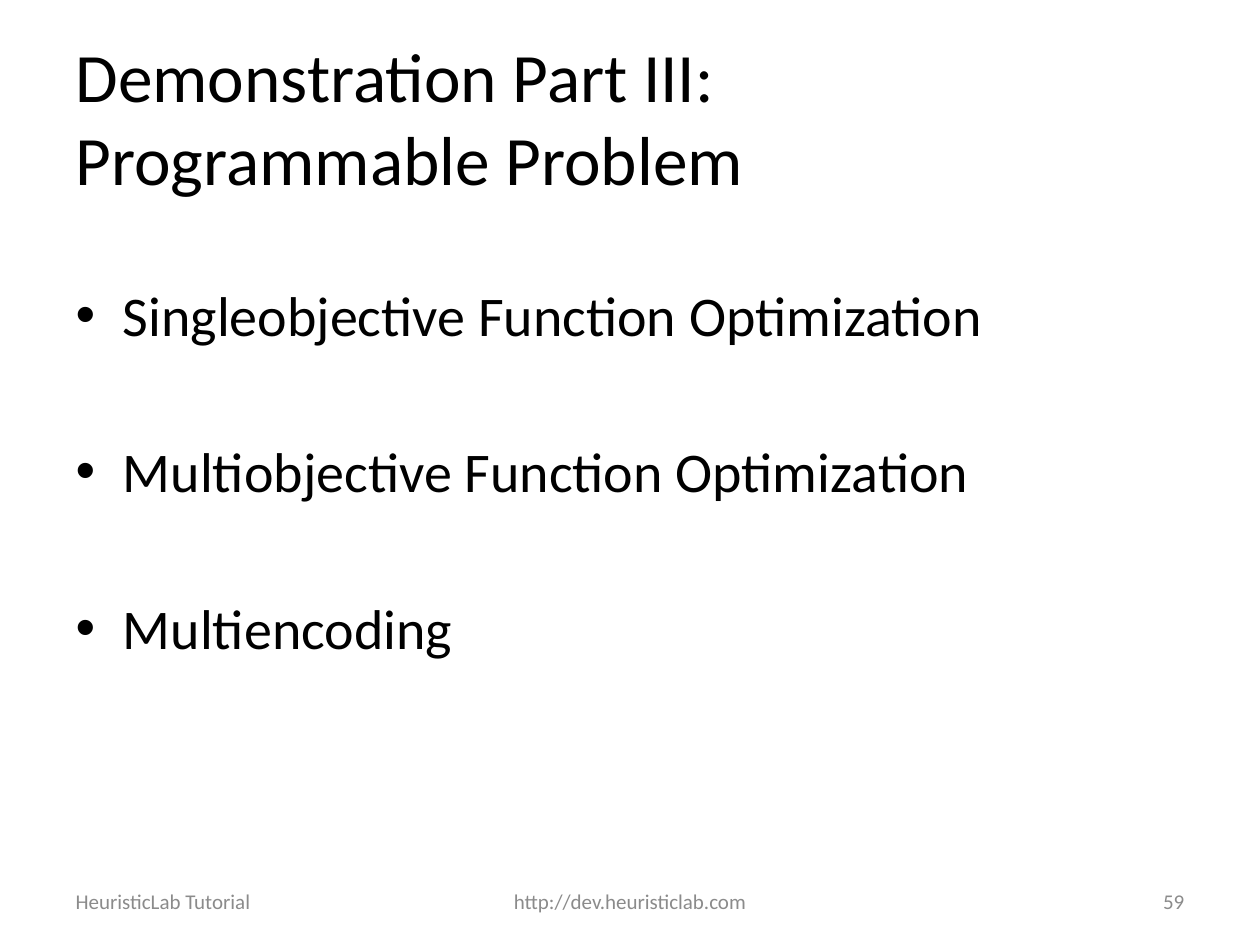
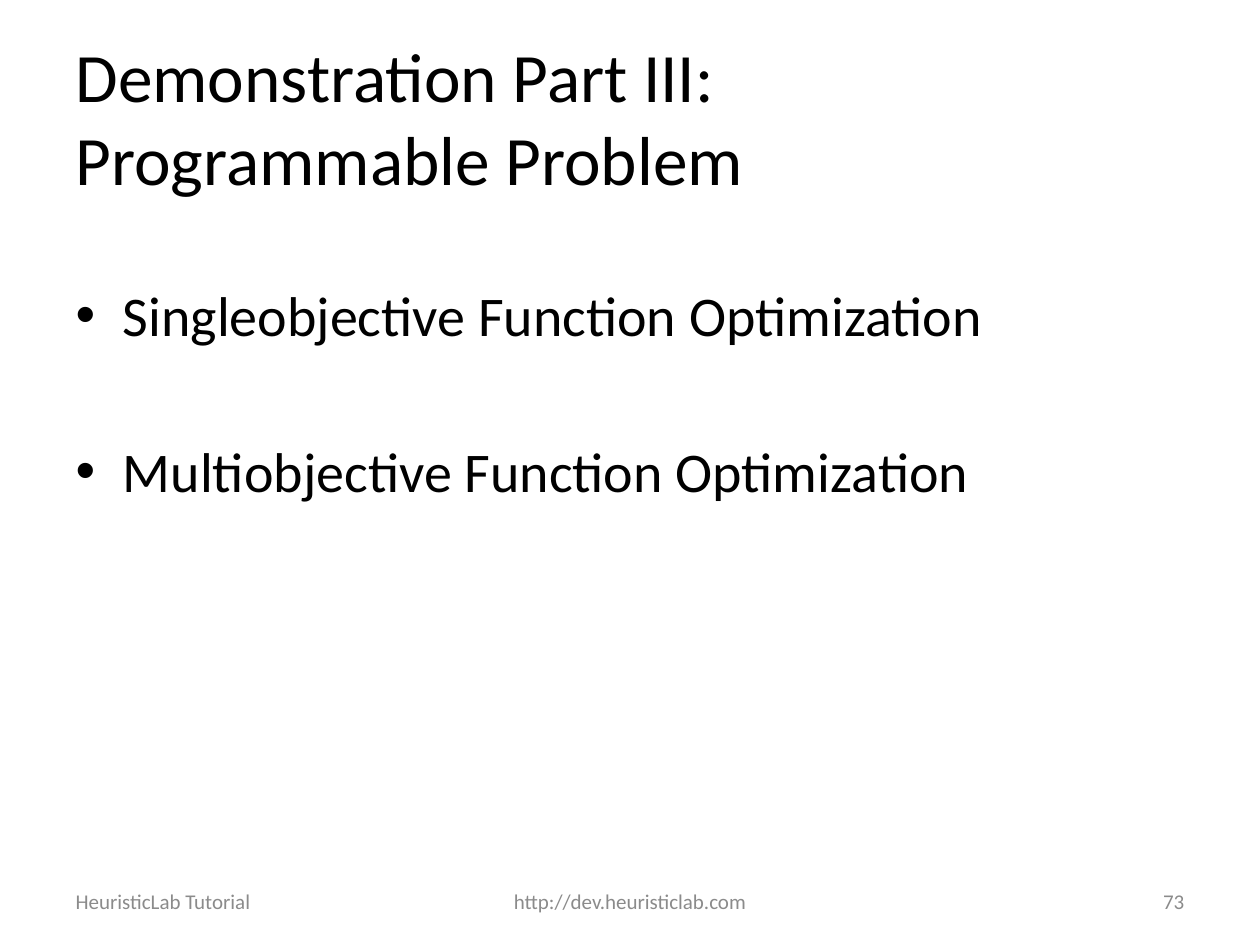
Before and after one commit to heal-research/HeuristicLab, a slide deck: slide 73 of documentation/Tutorials/Optimizing External Applications with HeuristicLab.pptx (slide 59 before the commit). Drawn at 1260x945 pixels with LibreOffice and Linux fonts; fonts in the diff are those of the drawing; background and template pictures are left out. Boxes give left, top, right and bottom in pixels: in the first picture for what was removed or moved away, otherwise in the second. Text is boxed around its words. In the diff, an @@ line names an element or a change of style, - is before the commit and + after.

```diff
--- a/documentation/Tutorials/Optimizing External Applications with HeuristicLab.pptx
+++ b/documentation/Tutorials/Optimizing External Applications with HeuristicLab.pptx
@@ text at (123,610,452,659): paragraph removed @@
-• Multiencoding
@@ page number at (1163,895,1184,909): text changed @@
-59
+73
```
Also in this commit, not shown: 3 other slides changed, 13 slides added.
